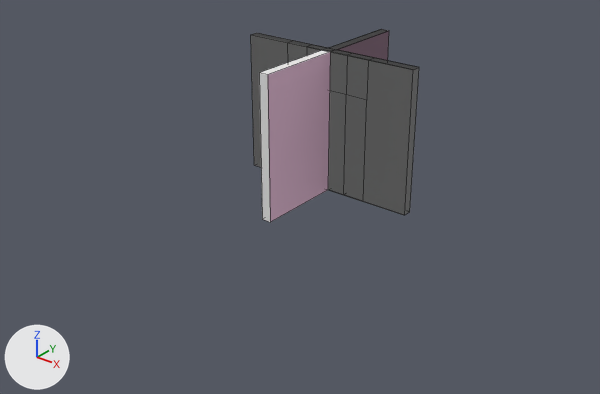
A saved change to the Blender file LibBuilding.blend.
Camera for both pictures: a 50 mm lens placed at (9.62, -12.96, 7.57), pointed at (0.52, -1.59, 0.52). Arrows for +X, +Y and +Z are at lower left; the lights stay in place. Mesh edges are drawn as thin lines. The same objects are shown in both versions, whatever each file hides.

The first picture shows 'WallCorner1', 'WallDoor1', 'WallFour1', 'WallThree1'.
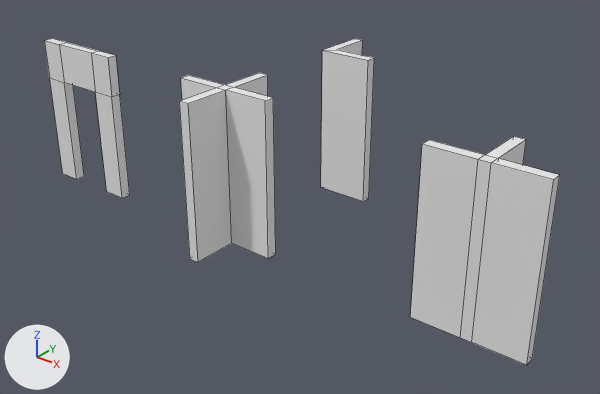
Changed parts and their boxes (x1, y1, x2, y2) in the pictures (600 x 394 px; the box of a moved part takes in the faces that stretch with it):
'WallThree1', reshaped, moved (9% narrower, 23% taller)
    before: (251, 29, 416, 215)
    after: (410, 136, 560, 365)
'WallFour1', reshaped, moved
    before: (259, 50, 331, 222)
    after: (179, 73, 276, 262)
'WallCorner1', reshaped (42% narrower, 12% shorter)
    before: (327, 31, 419, 215)
    after: (321, 39, 374, 201)
'WallDoor1', moved
    before: (287, 41, 373, 201)
    after: (44, 38, 130, 198)
part 1 of me_wallfour1, moved or reshaped (not visible before)
    after: (226, 87, 276, 259)
part 2 of me_wallfour1, moved or reshaped (not visible before)
    after: (226, 73, 268, 96)
part 3 of me_wallfour1, moved or reshaped
    before: (259, 50, 331, 222)
    after: (179, 88, 232, 262)
part 4 of me_wallfour1, moved or reshaped (not visible before)
    after: (181, 75, 224, 100)
part 5 of me_wallthree1, moved or reshaped
    before: (328, 50, 416, 215)
    after: (472, 158, 560, 365)
part 6 of me_wallthree1, moved or reshaped
    before: (331, 29, 389, 61)
    after: (485, 136, 526, 165)
part 7 of me_wallthree1, moved or reshaped
    before: (251, 33, 327, 167)
    after: (410, 140, 484, 337)
part 8 of me_wallcorner1, moved or reshaped
    before: (327, 50, 419, 215)
    after: (321, 50, 374, 201)
part 9 of me_wallcorner1, moved or reshaped
    before: (330, 31, 386, 48)
    after: (324, 39, 363, 55)

The change in detail:
me_wallcorner1 has 16 vertices, 12 faces and spans x -0.1..2.0, y -0.1..2.0, z 0.0..3.0.
me_wallcorner1 is used by ob_wallcorner1; location (0.0, 0.0, 0.0).
Before the commit, vertices of me_wallcorner1: 4 (2.0, -0.1, 0.0) at pixel (404, 215), 5 (2.0, -0.1, 3.0) at pixel (413, 69), 6 (2.0, 0.1, 0.0) at pixel (409, 211), 7 (2.0, 0.1, 3.0) at pixel (419, 67).
Before the commit, vertices of me_wallcorner1: 8 (-0.1, 2.0, 0.0), 9 (-0.1, 2.0, 3.0) at pixel (381, 29), 10 (0.1, 2.0, 0.0), 11 (0.1, 2.0, 3.0) at pixel (389, 30).
Part 8, on me_wallcorner1:
Vertices 4 to 7 of me_wallcorner1 move by (-1.0, 0.0, 0.0).
Part 9, on me_wallcorner1:
Vertices 8 to 11 of me_wallcorner1 move by (0.0, -1.0, 0.0).
me_wallthree1 has 20 vertices, 18 faces and spans x -2.0..2.0, y -0.1..2.0, z 0.0..3.0.
me_wallthree1 is used by ob_wallthree1; location (0.0, 0.0, 0.0).
me_wallthree1 part 5: all 4 vertices in x 2.0, y -0.1..0.1, z 0.0..3.0 are moved by (-1.0, 0.0, 0.0).
me_wallthree1 part 6: all 4 vertices in x -0.1..0.1, y 2.0, z 0.0..3.0 are moved by (0.0, -1.0, 0.0).
me_wallthree1 part 7: all 4 vertices in x -2.0, y -0.1..0.1, z 0.0..3.0 are moved by (1.0, 0.0, 0.0).
me_wallfour1 has 24 vertices, 22 faces and spans x -2.0..2.0, y -2.0..2.0, z 0.0..3.0.
me_wallfour1 is used by ob_wallfour1; location (0.0, 0.0, 0.0).
me_wallfour1 part 1: all 4 vertices in x 2.0, y -0.1..0.1, z 0.0..3.0 are moved by (-1.0, 0.0, 0.0).
me_wallfour1 part 2: all 4 vertices in x -0.1..0.1, y 2.0, z 0.0..3.0 are moved by (0.0, -1.0, 0.0).
me_wallfour1 part 3: all 4 vertices in x -0.1..0.1, y -2.0, z 0.0..3.0 are moved by (0.0, 1.0, 0.0).
me_wallfour1 part 4: all 4 vertices in x -2.0, y -0.1..0.1, z 0.0..3.0 are moved by (1.0, 0.0, 0.0).
Object 'WallDoor1' (ob_walldoor1) moves from (0.0, 0.0, 0.0) to (-4.0, -3.0, 0.0).
Object 'WallThree1' (ob_wallthree1) moves from (0.0, 0.0, 0.0) to (5.0, -3.0, 0.0).
Object 'WallFour1' (ob_wallfour1) moves from (0.0, 0.0, 0.0) to (0.0, -3.0, 0.0).
